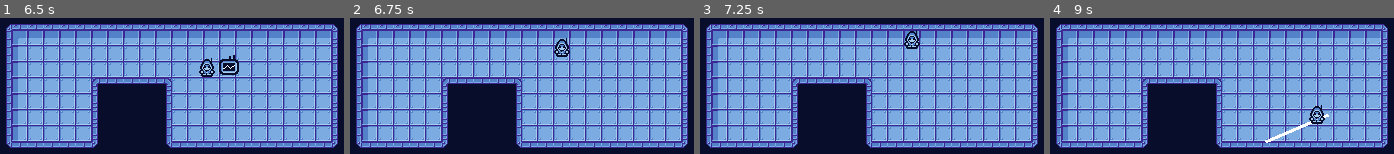
Above: before the commit, frames 1-4 (left to right).
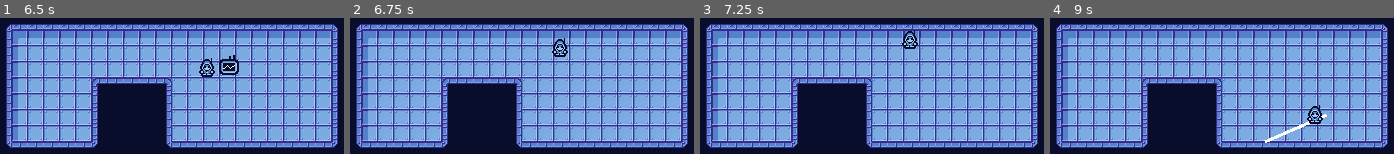
Above: after the commit, the same moments.

Repository: tygutowski/devlup-justpickone
Game: Godot game, scene res://Scenes/Game.tscn
Same seed, same stepped clock (60 frames per second), same inputs: the game is played once before the commit and once after it.
Inputs (mouse positions are in pixels of both pictures, inside the frame that each line leads up to):
- Up to frame 1 (6.5 s): tap Enter at 0.5, 3.5, 5.75 s; move the mouse to (278, 103) at 0.52 s; press the mouse at (278, 103) at 0.53 s; hold D (right) 0.53-1.28 s; move the mouse to (75, 130) at 1.27 s; release the mouse at (75, 130) at 1.28 s; hold S (down) 1.28-2.03 s; click (75, 130) at 1.35 s; tap Space at 2, 5 s; move the mouse to (220, 57) at 2.02 s; press the mouse at (220, 57) at 2.03 s; hold D (right) 2.03-2.78 s; move the mouse to (outside the picture) at 2.77 s; release the mouse at (outside the picture) at 2.78 s; hold W (up) 2.78-3.53 s; click (outside the picture) at 2.85 s; move the mouse to (outside the picture) at 3.52 s; press the mouse at (outside the picture) at 3.53 s; hold A (left) 3.53-5.03 s; right-click (outside the picture) at 4.15 s; move the mouse to (27, 76) at 4.27 s; release the mouse at (27, 76) at 4.28 s; click (27, 76) at 4.35 s; move the mouse to (196, 117) at 5.02 s; press the mouse at (196, 117) at 5.03 s; hold S (down) 5.03-5.78 s; move the mouse to (99, 49) at 5.77 s; release the mouse at (99, 49) at 5.78 s; hold D (right) from 5.78 s (still down); click (99, 49) at 5.85 s
- Up to frame 2 (6.75 s): move the mouse to (628, 103) at 6.52 s; release D (right) at 6.53 s; press the mouse at (628, 103) at 6.53 s; hold W (up) from 6.53 s (still down)
- Up to frame 3 (7.25 s): keep holding W (up)
- Up to frame 4 (9 s): tap Space at 7.25 s; move the mouse to (1125, 130) at 7.27 s; release W (up) at 7.28 s; release the mouse at (1125, 130) at 7.28 s; hold D (right) 7.28-8.03 s; click (1125, 130) at 7.35 s; move the mouse to (1270, 57) at 8.02 s; press the mouse at (1270, 57) at 8.03 s; hold S (down) 8.03-8.78 s; move the mouse to (outside the picture) at 8.77 s; release the mouse at (outside the picture) at 8.78 s; hold A (left) from 8.78 s (still down); click (outside the picture) at 8.85 s

Frame 1 is identical in both runs. In frame 2, 0.4% of the frame differs, in the area x 58-64%, y 14-29%; in frame 3, 0.4%; in frame 4, 0.5%, in the area x 62-82%, y 63-92%.

Commit message:
Upgrade resource working?

Diff:
--- /dev/null
+++ b/Resources/Font.tres
@@ -0,0 +1,12 @@
+[gd_resource type="FontFile" format=3 uid="uid://0tl4hummhol7"]
+
+[resource]
+face_index = null
+embolden = null
+transform = null
+cache/0/16/0/ascent = 0.0
+cache/0/16/0/descent = 0.0
+cache/0/16/0/underline_position = 0.0
+cache/0/16/0/underline_thickness = 0.0
+cache/0/16/0/scale = 1.0
+cache/0/16/0/kerning_overrides/16/0 = Vector2(0, 0)
--- /dev/null
+++ b/Resources/Theme.tres
@@ -0,0 +1,3 @@
+[gd_resource type="Theme" format=3 uid="uid://do2lednqe05tj"]
+
+[resource]
--- /dev/null
+++ b/Resources/Upgrade.tres
@@ -0,0 +1,8 @@
+[gd_resource type="Resource" load_steps=2 format=3 uid="uid://xhq83r8kopmw"]
+
+[ext_resource type="Script" path="res://Scripts/Upgrade.gd" id="1_tiilu"]
+
+[resource]
+script = ExtResource("1_tiilu")
+speed_up = false
+reload_up = false
--- a/Scenes/Game.tscn
+++ b/Scenes/Game.tscn
@@ -1,8 +1,8 @@
-[gd_scene load_steps=6 format=3 uid="uid://0td1omf042df"]
+[gd_scene load_steps=6 format=3 uid="uid://by08roj0yra1a"]
 
 [ext_resource type="Texture2D" uid="uid://bu570sksm34w1" path="res://Sprites/tilemap.png" id="1_qon0y"]
 [ext_resource type="PackedScene" uid="uid://dld6cm7dvh155" path="res://Scenes/Player.tscn" id="2_gfv0v"]
-[ext_resource type="PackedScene" uid="uid://droc256pxd3ib" path="res://Scenes/Upgrade.tscn" id="3_vwyqw"]
+[ext_resource type="PackedScene" uid="uid://dyrdcrq6jv6hi" path="res://Scenes/Pickup.tscn" id="3_vwyqw"]
 
 [sub_resource type="TileSetAtlasSource" id="TileSetAtlasSource_bm6ho"]
 texture = ExtResource("1_qon0y")
@@ -112,8 +112,8 @@
 format = 2
 layer_0/tile_data = PackedInt32Array(131079, 65536, 0, 131080, 65536, 0, 131081, 65536, 0, 131082, 65536, 0, 131083, 65 …(3341 unchanged characters)…
 
-[node name="CharacterBody2d" parent="." instance=ExtResource("2_gfv0v")]
+[node name="Player" parent="." instance=ExtResource("2_gfv0v")]
 position = Vector2(118, 78)
 
-[node name="Area2d" parent="." instance=ExtResource("3_vwyqw")]
+[node name="Pickup" parent="." instance=ExtResource("3_vwyqw")]
 position = Vector2(297, 85)
--- a/Scenes/Upgrade.tscn
+++ b/Scenes/Pickup.tscn
@@ -1,13 +1,13 @@
-[gd_scene load_steps=4 format=3 uid="uid://droc256pxd3ib"]
+[gd_scene load_steps=4 format=3 uid="uid://dyrdcrq6jv6hi"]
 
-[ext_resource type="Script" path="res://Scripts/Upgrade.gd" id="1_8iq4f"]
+[ext_resource type="Script" path="res://Scripts/Pickup.gd" id="1_1yl0t"]
 [ext_resource type="Texture2D" uid="uid://c82fdaispcl06" path="res://Sprites/upgrade.png" id="1_x0adu"]
 
 [sub_resource type="RectangleShape2D" id="RectangleShape2D_xyppb"]
 size = Vector2(22, 18)
 
-[node name="Area2d" type="Area2D"]
-script = ExtResource("1_8iq4f")
+[node name="Pickup" type="Area2D"]
+script = ExtResource("1_1yl0t")
 
 [node name="CollisionShape2d" type="CollisionShape2D" parent="."]
 shape = SubResource("RectangleShape2D_xyppb")
--- a/Scenes/Player.tscn
+++ b/Scenes/Player.tscn
@@ -225,9 +225,10 @@
 nodes/walking_up/position = Vector2(-200, 220)
 node_connections = [&"output", 0, &"idle_or_walking", &"direction_idle", 0, &"idle_up", &"direction_idle", 1, &"idle_do …(331 unchanged characters)…
 
-[node name="CharacterBody2d" type="CharacterBody2D" groups=["player"]]
+[node name="Player" type="CharacterBody2D" groups=["player"]]
 z_index = 1
 script = ExtResource("1_6icgm")
+upgrades = []
 
 [node name="Sprite2d" type="Sprite2D" parent="."]
 texture_filter = 1
--- /dev/null
+++ b/Scenes/UpgradeScreen.gd
@@ -0,0 +1,56 @@
+extends CanvasLayer
+
+# button num mouse inside
+var b1mi = false
+var b2mi = false
+var b3mi = false
+var b4mi = false
+
+func delete(item_slot):
+	get_tree().get_nodes_in_group("game")[0].set_physics_process(true)
+	get_tree().get_nodes_in_group("player")[0].exit_menu()
+	queue_free()
+
+func _input(event):
+	if event.is_action_pressed("shoot"):
+		if b1mi:
+			# swap upgrade for 1st slot
+			delete(1)
+		if b2mi:
+			# swap upgrade for 1st slot
+			delete(2)
+		if b3mi:
+			# swap upgrade for 1st slot
+			delete(3)
+		if b4mi:
+			# swap upgrade for 1st slot
+			delete(4)
+
+func _on_h_box_container_3_mouse_entered():
+	b1mi = true
+
+func _on_h_box_container_3_mouse_exited():
+	b1mi = false
+
+func _on_h_box_container_4_mouse_entered():
+	b2mi = true
+
+
+func _on_h_box_container_4_mouse_exited():
+	b2mi = false
+
+
+func _on_h_box_container_5_mouse_entered():
+	b3mi = true
+
+
+func _on_h_box_container_5_mouse_exited():
+	b3mi = false
+
+
+func _on_h_box_container_6_mouse_entered():
+	b4mi = true
+
+
+func _on_h_box_container_6_mouse_exited():
+	b4mi = false
--- a/Scenes/UpgradeScreen.tscn
+++ b/Scenes/UpgradeScreen.tscn
@@ -1,12 +1,230 @@
-[gd_scene format=3 uid="uid://clhrr63l8li21"]
+[gd_scene load_steps=6 format=3 uid="uid://dd4hvtvnsxvl0"]
+
+[ext_resource type="Script" path="res://Scripts/UpgradeScreen.gd" id="1_jj3vp"]
+[ext_resource type="Texture2D" uid="uid://c82fdaispcl06" path="res://Sprites/upgrade.png" id="1_um126"]
+[ext_resource type="FontFile" uid="uid://cskt8i7smjrse" path="res://Resources/RobotoMono-Light.ttf" id="2_r0jbo"]
+
+[sub_resource type="StyleBoxFlat" id="StyleBoxFlat_0abal"]
+bg_color = Color(0.0313726, 0.0509804, 0.172549, 1)
+
+[sub_resource type="StyleBoxFlat" id="StyleBoxFlat_48kwd"]
+bg_color = Color(0.32549, 0.509804, 0.788235, 1)
 
 [node name="CanvasLayer" type="CanvasLayer"]
-
-[node name="MarginContainer" type="MarginContainer" parent="."]
-offset_right = 392.0
-offset_bottom = 128.0
-
-[node name="HBoxContainer" type="HBoxContainer" parent="MarginContainer"]
-layout_mode = 2
-offset_right = 392.0
-offset_bottom = 128.0
+script = ExtResource("1_jj3vp")
+
+[node name="PanelContainer" type="PanelContainer" parent="."]
+offset_left = 48.0
+offset_top = 14.0
+offset_right = 438.0
+offset_bottom = 251.0
+theme_override_styles/panel = SubResource("StyleBoxFlat_0abal")
+
+[node name="MarginContainer" type="MarginContainer" parent="PanelContainer"]
+offset_right = 390.0
+offset_bottom = 237.0
+theme_override_constants/margin_left = 5
+theme_override_constants/margin_top = 5
+theme_override_constants/margin_right = 5
+theme_override_constants/margin_bottom = 5
+
+[node name="VBoxContainer" type="VBoxContainer" parent="PanelContainer/MarginContainer"]
+offset_left = 5.0
+offset_top = 5.0
+offset_right = 385.0
+offset_bottom = 232.0
+
+[node name="PanelContainer3" type="PanelContainer" parent="PanelContainer/MarginContainer/VBoxContainer"]
+offset_right = 380.0
+offset_bottom = 27.0
+theme_override_styles/panel = SubResource("StyleBoxFlat_48kwd")
+
+[node name="HBoxContainer" type="HBoxContainer" parent="PanelContainer/MarginContainer/VBoxContainer/PanelContainer3"]
+offset_right = 380.0
+offset_bottom = 27.0
+alignment = 1
+
+[node name="Label" type="Label" parent="PanelContainer/MarginContainer/VBoxContainer/PanelContainer3/HBoxContainer"]
+offset_left = 119.0
+offset_right = 260.0
+offset_bottom = 27.0
+theme_override_colors/font_color = Color(0.647059, 0.8, 0.937255, 1)
+theme_override_fonts/font = ExtResource("2_r0jbo")
+theme_override_font_sizes/font_size = 18
+text = "item unlocked"
+
+[node name="PanelContainer2" type="PanelContainer" parent="PanelContainer/MarginContainer/VBoxContainer"]
+offset_top = 31.0
+offset_right = 380.0
+offset_bottom = 61.0
+theme_override_styles/panel = SubResource("StyleBoxFlat_48kwd")
+
+[node name="HBoxContainer2" type="HBoxContainer" parent="PanelContainer/MarginContainer/VBoxContainer/PanelContainer2"]
+offset_right = 380.0
+offset_bottom = 30.0
+
+[node name="MarginContainer" type="MarginContainer" parent="PanelContainer/MarginContainer/VBoxContainer/PanelContainer2/HBoxContainer2"]
+offset_right = 30.0
+offset_bottom = 30.0
+theme_override_constants/margin_left = 5
+theme_override_constants/margin_top = 5
+theme_override_constants/margin_right = 5
+theme_override_constants/margin_bottom = 5
+
+[node name="TextureRect" type="TextureRect" parent="PanelContainer/MarginContainer/VBoxContainer/PanelContainer2/HBoxContainer2/MarginContainer"]
+offset_left = 5.0
+offset_top = 5.0
+offset_right = 25.0
+offset_bottom = 25.0
+texture = ExtResource("1_um126")
+
+[node name="Label" type="Label" parent="PanelContainer/MarginContainer/VBoxContainer/PanelContainer2/HBoxContainer2"]
+offset_left = 34.0
+offset_top = 1.0
+offset_right = 142.0
+offset_bottom = 28.0
+theme_override_colors/font_color = Color(0.647059, 0.8, 0.937255, 1)
+theme_override_fonts/font = ExtResource("2_r0jbo")
+theme_override_font_sizes/font_size = 18
+text = "new unlock"
+
+[node name="PanelContainer" type="PanelContainer" parent="PanelContainer/MarginContainer/VBoxContainer"]
+offset_top = 65.0
+offset_right = 380.0
+offset_bottom = 197.0
+theme_override_styles/panel = SubResource("StyleBoxFlat_48kwd")
+
+[node name="VBoxContainer" type="VBoxContainer" parent="PanelContainer/MarginContainer/VBoxContainer/PanelContainer"]
+offset_right = 380.0
+offset_bottom = 132.0
+
+[node name="HBoxContainer3" type="HBoxContainer" parent="PanelContainer/MarginContainer/VBoxContainer/PanelContainer/VBoxContainer"]
+offset_right = 380.0
+offset_bottom = 30.0
+
+[node name="MarginContainer" type="MarginContainer" parent="PanelContainer/MarginContainer/VBoxContainer/PanelContainer/VBoxContainer/HBoxContainer3"]
+offset_right = 30.0
+offset_bottom = 30.0
+theme_override_constants/margin_left = 5
+theme_override_constants/margin_top = 5
+theme_override_constants/margin_right = 5
+theme_override_constants/margin_bottom = 5
+
+[node name="TextureRect" type="TextureRect" parent="PanelContainer/MarginContainer/VBoxContainer/PanelContainer/VBoxContainer/HBoxContainer3/MarginContainer"]
+offset_left = 5.0
+offset_top = 5.0
+offset_right = 25.0
+offset_bottom = 25.0
+texture = ExtResource("1_um126")
+
+[node name="Label" type="Label" parent="PanelContainer/MarginContainer/VBoxContainer/PanelContainer/VBoxContainer/HBoxContainer3"]
+offset_left = 34.0
+offset_top = 1.0
+offset_right = 121.0
+offset_bottom = 28.0
+theme_override_colors/font_color = Color(0.647059, 0.8, 0.937255, 1)
+theme_override_fonts/font = ExtResource("2_r0jbo")
+theme_override_font_sizes/font_size = 18
+text = "old item"
+
+[node name="HBoxContainer4" type="HBoxContainer" parent="PanelContainer/MarginContainer/VBoxContainer/PanelContainer/VBoxContainer"]
+offset_top = 34.0
+offset_right = 380.0
+offset_bottom = 64.0
+
+[node name="MarginContainer2" type="MarginContainer" parent="PanelContainer/MarginContainer/VBoxContainer/PanelContainer/VBoxContainer/HBoxContainer4"]
+offset_right = 30.0
+offset_bottom = 30.0
+theme_override_constants/margin_left = 5
+theme_override_constants/margin_top = 5
+theme_override_constants/margin_right = 5
+theme_override_constants/margin_bottom = 5
+
+[node name="TextureRect" type="TextureRect" parent="PanelContainer/MarginContainer/VBoxContainer/PanelContainer/VBoxContainer/HBoxContainer4/MarginContainer2"]
+offset_left = 5.0
+offset_top = 5.0
+offset_right = 25.0
+offset_bottom = 25.0
+texture = ExtResource("1_um126")
+
+[node name="Label" type="Label" parent="PanelContainer/MarginContainer/VBoxContainer/PanelContainer/VBoxContainer/HBoxContainer4"]
+offset_left = 34.0
+offset_top = 1.0
+offset_right = 132.0
+offset_bottom = 28.0
+theme_override_colors/font_color = Color(0.647059, 0.8, 0.937255, 1)
+theme_override_fonts/font = ExtResource("2_r0jbo")
+theme_override_font_sizes/font_size = 18
+text = "old items
+"
+
+[node name="HBoxContainer5" type="HBoxContainer" parent="PanelContainer/MarginContainer/VBoxContainer/PanelContainer/VBoxContainer"]
+offset_top = 68.0
+offset_right = 380.0
+offset_bottom = 98.0
+
+[node name="MarginContainer2" type="MarginContainer" parent="PanelContainer/MarginContainer/VBoxContainer/PanelContainer/VBoxContainer/HBoxContainer5"]
+offset_right = 30.0
+offset_bottom = 30.0
+theme_override_constants/margin_left = 5
+theme_override_constants/margin_top = 5
+theme_override_constants/margin_right = 5
+theme_override_constants/margin_bottom = 5
+
+[node name="TextureRect" type="TextureRect" parent="PanelContainer/MarginContainer/VBoxContainer/PanelContainer/VBoxContainer/HBoxContainer5/MarginContainer2"]
+offset_left = 5.0
+offset_top = 5.0
+offset_right = 25.0
+offset_bottom = 25.0
+texture = ExtResource("1_um126")
+
+[node name="Label" type="Label" parent="PanelContainer/MarginContainer/VBoxContainer/PanelContainer/VBoxContainer/HBoxContainer5"]
+offset_left = 34.0
+offset_top = 1.0
+offset_right = 132.0
+offset_bottom = 28.0
+theme_override_colors/font_color = Color(0.647059, 0.8, 0.937255, 1)
+theme_override_fonts/font = ExtResource("2_r0jbo")
+theme_override_font_sizes/font_size = 18
+text = "old items
+"
+
+[node name="HBoxContainer6" type="HBoxContainer" parent="PanelContainer/MarginContainer/VBoxContainer/PanelContainer/VBoxContainer"]
+offset_top = 102.0
+offset_right = 380.0
+offset_bottom = 132.0
+
+[node name="MarginContainer4" type="MarginContainer" parent="PanelContainer/MarginContainer/VBoxContainer/PanelContainer/VBoxContainer/HBoxContainer6"]
+offset_right = 30.0
+offset_bottom = 30.0
+theme_override_constants/margin_left = 5
+theme_override_constants/margin_top = 5
+theme_override_constants/margin_right = 5
+theme_override_constants/margin_bottom = 5
+
+[node name="TextureRect" type="TextureRect" parent="PanelContainer/MarginContainer/VBoxContainer/PanelContainer/VBoxContainer/HBoxContainer6/MarginContainer4"]
+offset_left = 5.0
+offset_top = 5.0
+offset_right = 25.0
+offset_bottom = 25.0
+texture = ExtResource("1_um126")
+
+[node name="Label" type="Label" parent="PanelContainer/MarginContainer/VBoxContainer/PanelContainer/VBoxContainer/HBoxContainer6"]
+offset_left = 34.0
+offset_top = 1.0
+offset_right = 132.0
+offset_bottom = 28.0
+theme_override_colors/font_color = Color(0.647059, 0.8, 0.937255, 1)
+theme_override_fonts/font = ExtResource("2_r0jbo")
+theme_override_font_sizes/font_size = 18
+text = "old items
+"
+
+[connection signal="mouse_entered" from="PanelContainer/MarginContainer/VBoxContainer/PanelContainer/VBoxContainer/HBoxContainer3" to="." method="_on_h_box_container_3_mouse_entered"]
+[connection signal="mouse_exited" from="PanelContainer/MarginContainer/VBoxContainer/PanelContainer/VBoxContainer/HBoxContainer3" to="." method="_on_h_box_container_3_mouse_exited"]
+[connection signal="mouse_entered" from="PanelContainer/MarginContainer/VBoxContainer/PanelContainer/VBoxContainer/HBoxContainer4" to="." method="_on_h_box_container_4_mouse_entered"]
+[connection signal="mouse_exited" from="PanelContainer/MarginContainer/VBoxContainer/PanelContainer/VBoxContainer/HBoxContainer4" to="." method="_on_h_box_container_4_mouse_exited"]
+[connection signal="mouse_entered" from="PanelContainer/MarginContainer/VBoxContainer/PanelContainer/VBoxContainer/HBoxContainer5" to="." method="_on_h_box_container_5_mouse_entered"]
+[connection signal="mouse_exited" from="PanelContainer/MarginContainer/VBoxContainer/PanelContainer/VBoxContainer/HBoxContainer5" to="." method="_on_h_box_container_5_mouse_exited"]
+[connection signal="mouse_entered" from="PanelContainer/MarginContainer/VBoxContainer/PanelContainer/VBoxContainer/HBoxContainer6" to="." method="_on_h_box_container_6_mouse_entered"]
+[connection signal="mouse_exited" from="PanelContainer/MarginContainer/VBoxContainer/PanelContainer/VBoxContainer/HBoxContainer6" to="." method="_on_h_box_container_6_mouse_exited"]
--- /dev/null
+++ b/Scripts/Pickup.gd
@@ -0,0 +1,8 @@
+extends Area2D
+
+@onready var player = get_tree().get_nodes_in_group("player")[0]
+
+func _on_area_2d_body_entered(body):
+	if body.is_in_group("player"):
+		player.upgrade()
+	queue_free()
--- a/Scripts/Player.gd
+++ b/Scripts/Player.gd
@@ -14,54 +14,92 @@
 
 var currently_reloading = false
 
-var shot_timer = 10
+var shot_timer = 2
 var shot_time = shot_timer
+
+var in_menu = false
 
 @onready var game = get_tree().get_nodes_in_group("game")[0]
 
+@export var upgrades:Array = []
+
+
+func generate_upgrades():
+	for i in range(4):
+		var random_number = randi_range(0,11)
+		var dir = load("res://Resources/Upgrade.tres")
+		var upgr = dir.duplicate()
+		match random_number:
+			1:
+				upgr.reload_up = true
+			2:
+				upgr.speed_up = true
+			3:
+				upgr.richochet_twice = true
+			4:
+				upgr.double_shot = true
+			5:
+				upgr.explosive_shot = true
+			6:
+				upgr.exploding_kills = true
+			7:
+				upgr.reload_halved = true
+			8:
+				upgr.shot_speed_up = true
+			9:
+				upgr.ammo_up_three = true
+			10:
+				upgr.higher_damage = true
+			11:
+				upgr.piercing_once = true
+		upgrades.append(upgr)
+
 func _ready():
+	generate_upgrades()
 	set_animation("idle_or_walking", 0)
 	set_animation("direction", 1)
 
+
 func _physics_process(_delta):
-	if currently_reloading:
-		if(reload_time > reload_timer):
-			currently_reloading = false
-			reload_time = 0
-			ammo = ammo_max
-		reload_time += 1
-	else:
-		walking_direction = Vector2.ZERO
-		walking_direction.x = Input.get_axis("left", "right")
-		walking_direction.y = Input.get_axis("up", "down")
-		walking_direction = walking_direction.normalized()
-		velocity = walking_direction * speed
-		move_and_slide()
-		if walking_direction != Vector2.ZERO:
-			facing_direction = walking_direction
-		if walking_direction == Vector2.ZERO:
-			set_animation("idle_or_walking", 0)
+	if !in_menu:
+		if currently_reloading:
+			if(reload_time > reload_timer):
+				currently_reloading = false
+				reload_time = 0
+				ammo = ammo_max
+			reload_time += 1
 		else:
-			set_animation("idle_or_walking", 1)
-			if facing_direction.x < 0: # Left
-				set_animation("direction", 2)
-			elif facing_direction.x > 0: # Right
-				set_animation("direction", 3)
-			elif facing_direction.y > 0: # Down
-				set_animation("direction", 1)
-			elif facing_direction.y < 0: # Up
-				set_animation("direction", 0)
+			walking_direction = Vector2.ZERO
+			walking_direction.x = Input.get_axis("left", "right")
+			walking_direction.y = Input.get_axis("up", "down")
+			walking_direction = walking_direction.normalized()
+			velocity = walking_direction * speed
+			move_and_slide()
+			if walking_direction != Vector2.ZERO:
+				facing_direction = walking_direction
+			if walking_direction == Vector2.ZERO:
+				set_animation("idle_or_walking", 0)
+			else:
+				set_animation("idle_or_walking", 1)
+				if facing_direction.x < 0: # Left
+					set_animation("direction", 2)
+				elif facing_direction.x > 0: # Right
+					set_animation("direction", 3)
+				elif facing_direction.y > 0: # Down
+					set_animation("direction", 1)
+				elif facing_direction.y < 0: # Up
+					set_animation("direction", 0)
 
 
-		if Input.is_action_just_pressed("shoot") && ammo > 0 && shot_time >= shot_timer:
-			shoot()
-			shot_time = 0
-			ammo -= 1
+			if Input.is_action_just_pressed("shoot") && ammo > 0 && shot_time >= shot_timer:
+				shoot()
+				shot_time = 0
+				ammo -= 1
 
-		if Input.is_action_just_pressed("reload") && ammo != ammo_max:
-			currently_reloading = true
+			if Input.is_action_just_pressed("reload") && ammo != ammo_max:
+				currently_reloading = true
 
-		shot_time += 1
+			shot_time += 1
 
 func set_animation(animation_name, value):
 	if animation_name == "direction":
@@ -83,4 +121,10 @@
 	ray.get_node("Line2d").add_point(ray.get_node("RayCast2d").get_collision_point())
 
 func upgrade():
-	pass
+	in_menu = true
+	var upgrade_menu = load("res://Scenes/UpgradeScreen.tscn").instantiate()
+	add_child(upgrade_menu)
+
+func exit_menu():
+	in_menu = false
+	shot_time = 0
--- a/Scripts/Upgrade.gd
+++ b/Scripts/Upgrade.gd
@@ -1,8 +1,13 @@
-extends Area2D
+extends Resource
 
-@onready var player = get_tree().get_nodes_in_group("player")[0]
-
-func _on_area_2d_body_entered(body):
-	if body.is_in_group("player"):
-		player.upgrade()
-	queue_free()
+var speed_up: bool = false
+var reload_up: bool = false
+var richochet_twice: bool = false
+var double_shot: bool = false
+var explosive_shot: bool = false
+var exploding_kills: bool = false
+var reload_halved: bool = false
+var shot_speed_up: bool = false
+var ammo_up_three: bool = false
+var higher_damage: bool = false
+var piercing_once: bool = false
--- /dev/null
+++ b/Scripts/UpgradeScreen.gd
@@ -0,0 +1,61 @@
+extends CanvasLayer
+
+# button num mouse inside
+var b1mi = false
+var b2mi = false
+var b3mi = false
+var b4mi = false
+
+@onready var upgrades = get_tree().get_nodes_in_group("player")[0].upgrades
+
+var new_item
+
+func delete(item_slot):
+	upgrades[item_slot] = new_item
+	get_tree().get_nodes_in_group("game")[0].set_physics_process(true)
+	get_tree().get_nodes_in_group("player")[0].exit_menu()
+	queue_free()
+
+func _input(event):
+	if event.is_action_pressed("shoot"):
+		if b1mi:
+			# swap upgrade for 1st slot
+			delete(0)
+		if b2mi:
+			# swap upgrade for 1st slot
+			delete(1)
+		if b3mi:
+			# swap upgrade for 1st slot
+			delete(2)
+		if b4mi:
+			# swap upgrade for 1st slot
+			delete(3)
+
+func _on_h_box_container_3_mouse_entered():
+	b1mi = true
+
+func _on_h_box_container_3_mouse_exited():
+	b1mi = false
+
+func _on_h_box_container_4_mouse_entered():
+	b2mi = true
+
+
+func _on_h_box_container_4_mouse_exited():
+	b2mi = false
+
+
+func _on_h_box_container_5_mouse_entered():
+	b3mi = true
+
+
+func _on_h_box_container_5_mouse_exited():
+	b3mi = false
+
+
+func _on_h_box_container_6_mouse_entered():
+	b4mi = true
+
+
+func _on_h_box_container_6_mouse_exited():
+	b4mi = false
--- a/project.godot
+++ b/project.godot
@@ -13,7 +13,6 @@
 config/name="gamejam-justpickone"
 run/main_scene="res://Scenes/Game.tscn"
 config/features=PackedStringArray("4.0", "Vulkan Clustered")
-config/icon="res://icon.svg"
 
 [display]
 
Binary file added: Gifs/resource-unique.gif
Binary file added: Gifs/terrain-works.gif
Binary file added: Resources/RobotoMono-Light.ttf
Not shown, added: Resources/RobotoMono-Light.ttf.import
